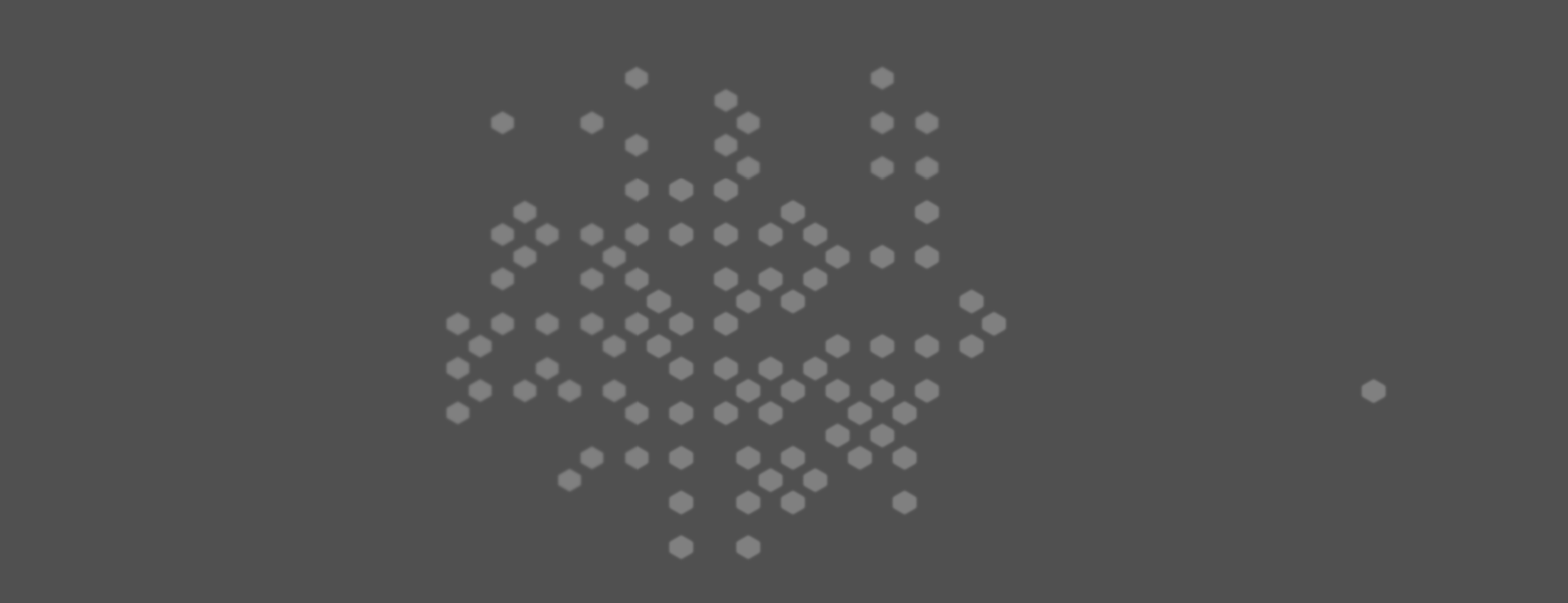
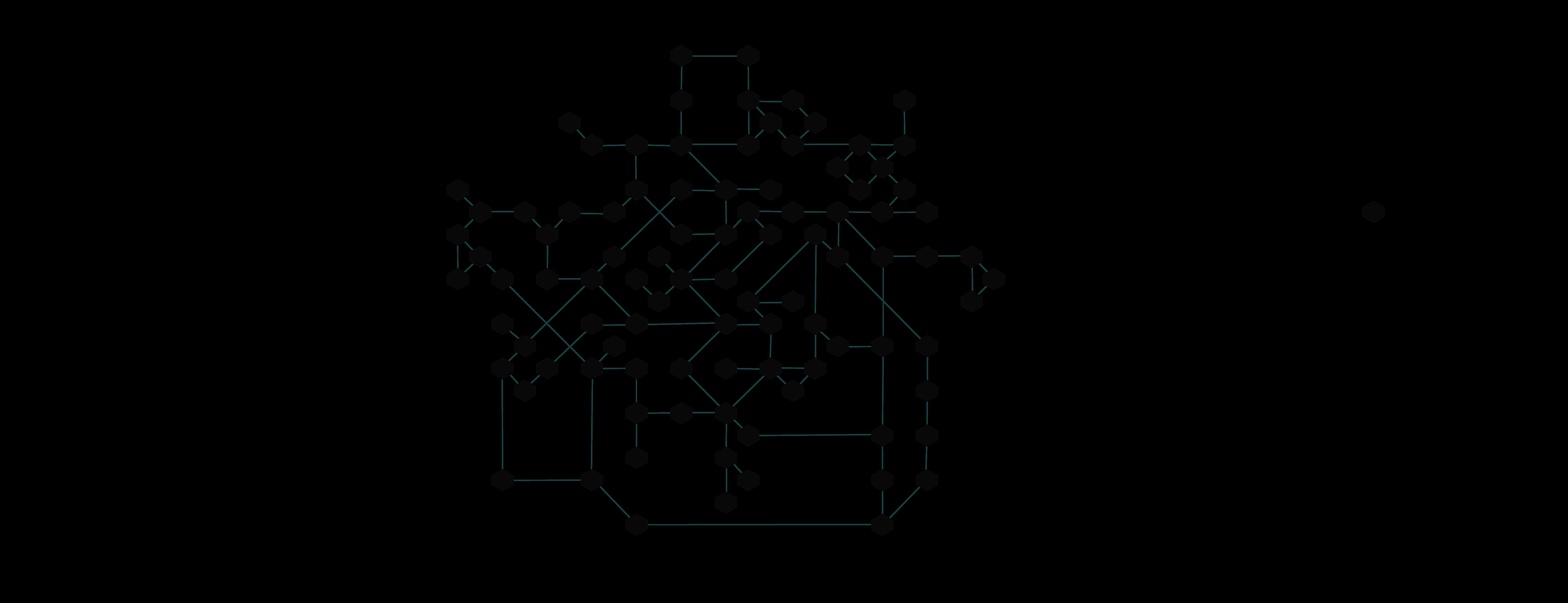
Comparing the layer stacks of the two 1568×603 images. Changes:
showed "Sectors", moved it above "Gates", painted on it over bbox(446, 44, 1385, 559)
renamed "Rivers" to "Gates", showed it, painted on it over bbox(0, 0, 1568, 603)
hid "colormap_political", painted on it over bbox(0, 0, 1568, 603)
painted on "Background" over bbox(0, 0, 1568, 603)